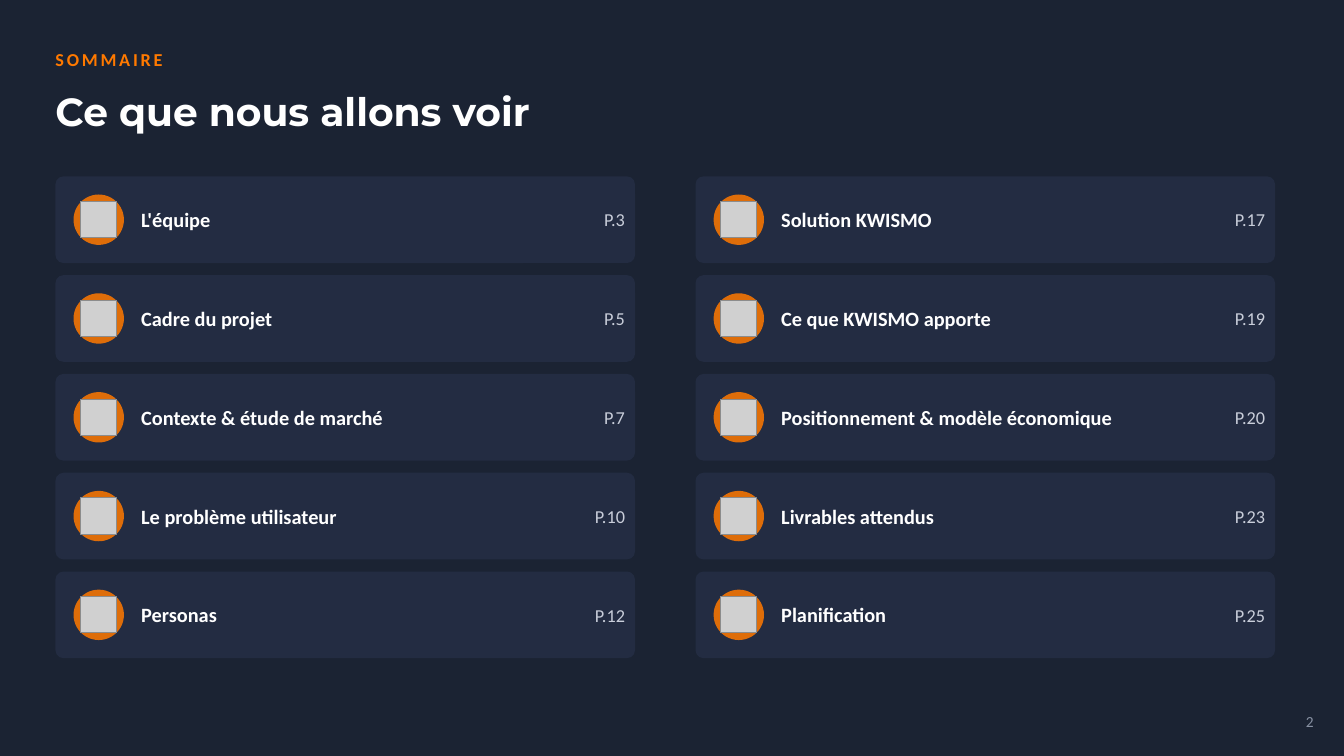
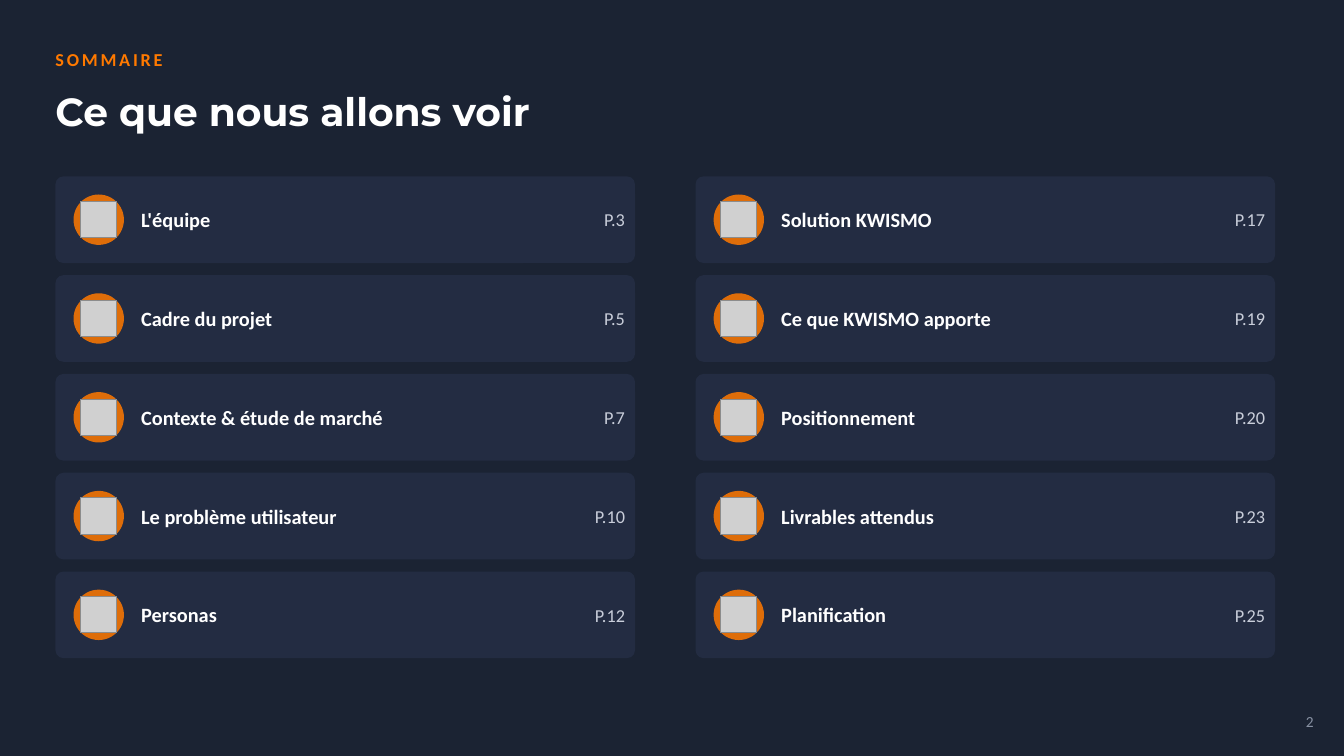
Before and after one commit to kwismo-support/Kwismo, a slide deck: slide 2 of cadrage/KWISMO_Presentation.pptx. Drawn at 1344x756 pixels with LibreOffice and Linux fonts; fonts in the diff are those of the drawing; grey boxes stand for pictures; background and template pictures are left out. Boxes give left, top, right and bottom in pixels: in the first picture for what was removed or moved away, otherwise in the second. Text is boxed around its words. In the diff, an @@ line names an element or a change of style, - is before the commit and + after.

```diff
--- a/cadrage/KWISMO_Presentation.pptx
+++ b/cadrage/KWISMO_Presentation.pptx
@@ text at (x1=781, y1=411, x2=915, y2=425): text changed @@
-Positionnement & modèle économique
+Positionnement
```
Also in this commit, not shown: 11 other slides changed, 2 slides removed, 22 other files.
